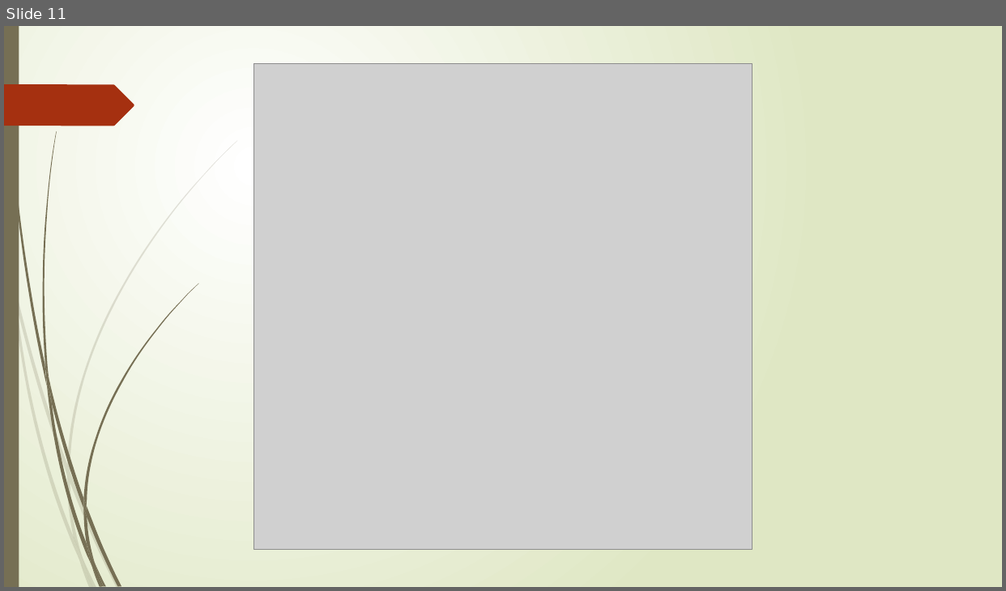
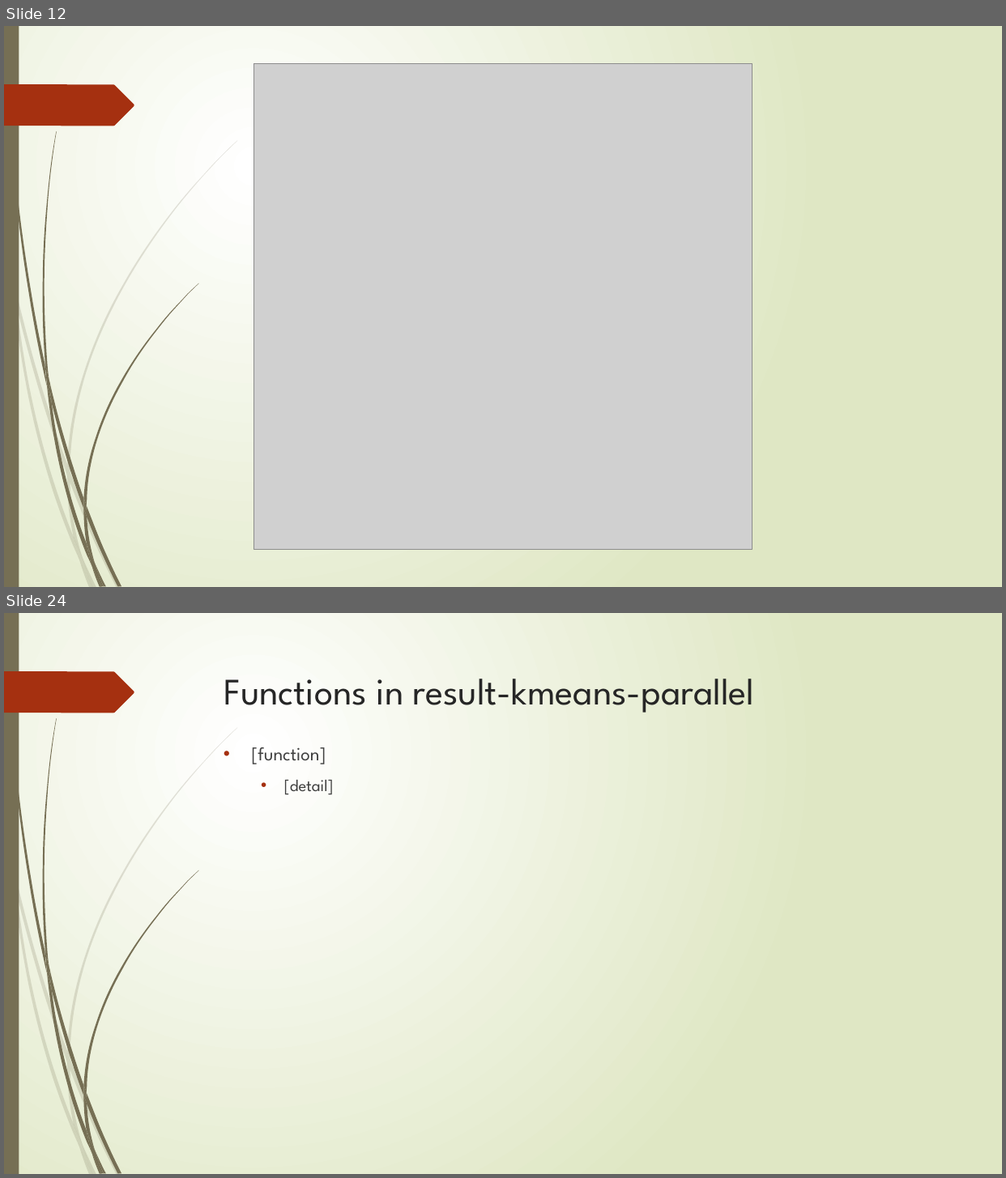
Before and after one commit to hsmmi/Exact-Acceleration-of-K-Means-and-K-Means-parallel, a slide deck: report/spr_final_paper.pptx. Shown one above the other, each under a label of ours: slide 11 before the commit, slides 12 and 24 after it; the slides between them are not shown. The pictures are 1006x591 and 1006x1178 pixels, drawn with LibreOffice and Linux fonts; fonts in the diff are those of the drawing; grey boxes stand for pictures. Boxes give left, top, right and bottom in pixels: in the first picture for what was removed or moved away, otherwise in the second. Text is boxed around its words. In the diff, an @@ line names an element or a change of style, - is before the commit and + after.

```diff
--- a/report/spr_final_paper.pptx
+++ b/report/spr_final_paper.pptx
@@ slide 24 added at [4, 613, 1002, 1174], background gradient #FFFFFF to #DFE8C4; not listed: 24 template elements that a slide beside it also shows @@
@@ title added at [224, 679, 755, 713], 36 pt, text #262626 @@
+Functions in result-kmeans-parallel
@@ text added at [252, 747, 334, 795], 18 pt, text #404040 @@
+• [function]
+  • [detail]
@@ what was slide 11 is now slide 12 @@
```
Also in this commit, not shown: 1 slide changed, 12 other slides added.
